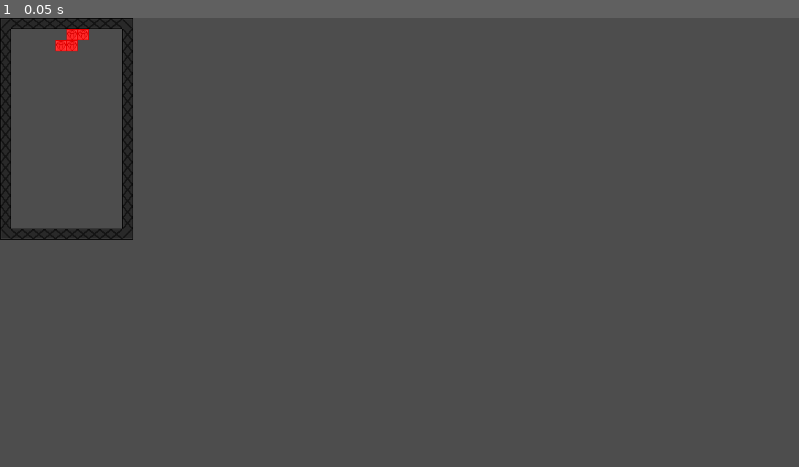
Above: before the commit, frame 1.
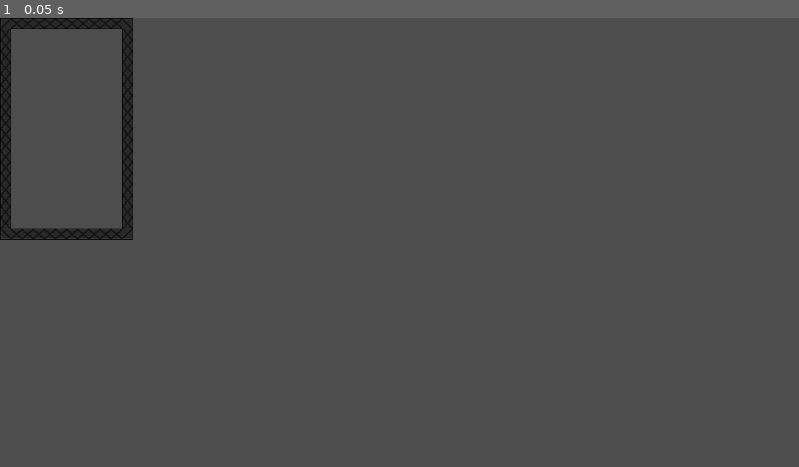
Above: after the commit, the same moment.

Repository: Relaxed-Chowder/octoBlocs
Game: Godot game, scene res://scene/game.tscn
The game is run twice, just before and just after one commit, with the same random seed, the same clock (stepped at 60 frames per second) and the same inputs.
Inputs:
- Up to frame 1 (0.05 s): no input

The runs differ from the first frame. In frame 1, 0.1% of the frame differs, in the area x 6-12%, y 2-8%.
Error after the commit: Invalid operands 'Vector2i' and 'Array' in operator '+'. (res://scripts/tile_map_layer.gd:109)

Commit message:
need to fix

Diff:
--- a/octo-blocs/scripts/tile_map_layer.gd
+++ b/octo-blocs/scripts/tile_map_layer.gd
@@ -58,14 +58,13 @@
 #game piece variables
 var count : int
 var piece_deck : Array
-var piece_type
+var piece_type : Array
 var next_piece_type
 var rotation_index : int = 0
 var active_piece : Array
 
 #tilemap variables
 var tile_id : int = 0
-var game_piece
 var piece_atlas : Vector2i
 var next_piece_atlas : Vector2i
 
@@ -76,7 +75,9 @@
 func new_game():
 	for i in range(colors.size()):
 		for j in range(tetrominoes.size()):
-			game_piece = piece_class.new(tetrominoes, colors)
+			var game_piece = piece_class.new()
+			game_piece.type = tetrominoes[j]
+			game_piece.color = colors[i]
 			piece_deck.push_front(game_piece)
 
 	count = piece_deck.size()
@@ -84,20 +85,23 @@
 	colors.shuffle()
 	piece_type = pick_piece()
 	print(count)
-	print(typeof(tetrominoes))
 
 # Called every frame. 'delta' is the elapsed time since the previous frame.
 func _process(delta: float):
-	draw_piece(piece_type[0], Vector2i(5,1), colors[0])
+	draw_piece(piece_type[0], Vector2i(5,1), piece_type[1])
 
 func pick_piece():
-	var piece
-	if not tetrominoes.is_empty():
-		piece = tetrominoes.pop_front()
+	var piece : Array
+	piece.resize(2)
+	if not piece_deck.is_empty():
+		piece[0] = piece_deck[0].type
+		piece[1] = piece_deck[0].color
+		print(piece_deck[0].type)
+		piece_deck.pop_front()
 
 	else:
-		tetrominoes.push_front(o[0])
-		piece = tetrominoes.pop_front()
+		piece_deck.push_front(piece_class.new(o, g))
+		piece = piece_deck.pop_front()
 	return piece
 
 func draw_piece(piece, pos, atlas):
